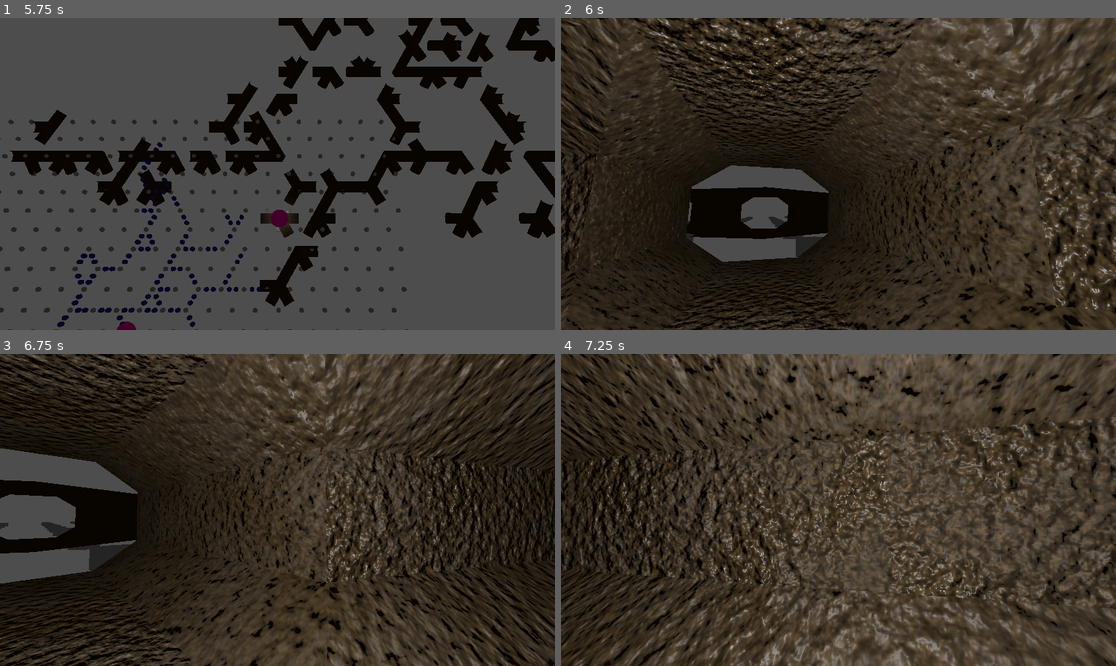
Above: before the commit, frames 1-4 (two rows, left to right).
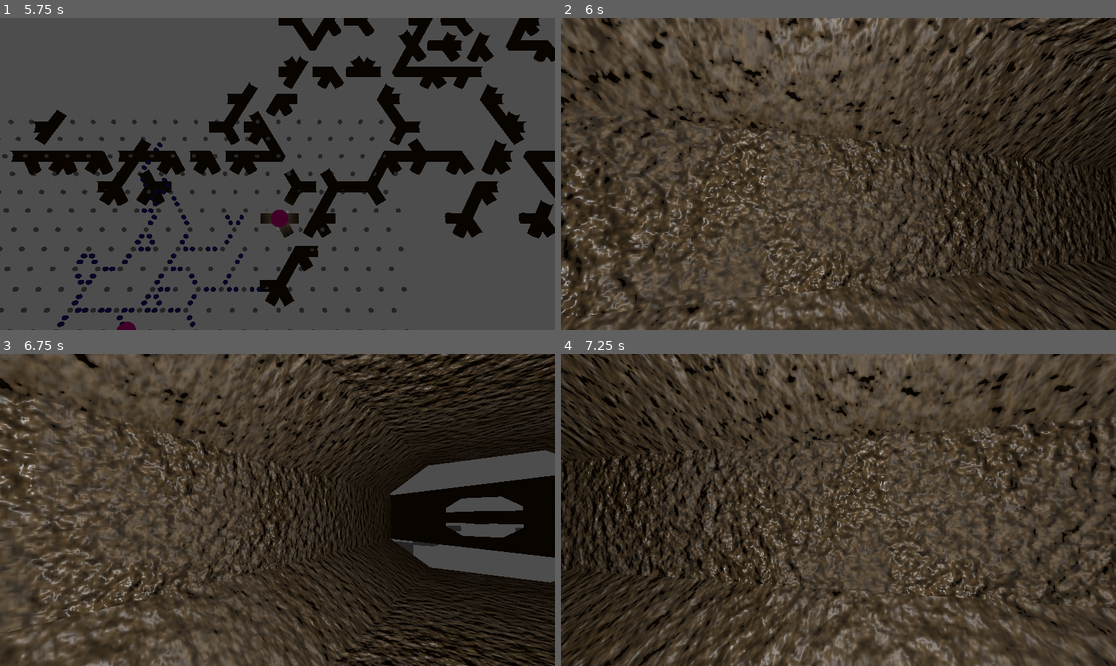
Above: after the commit, the same moments.

Repository: SamppuS/Rabbits_Requiem
Game: Godot game, scene res://tunnels.tscn
Same seed, same stepped clock (60 frames per second), same inputs: the game is played once before the commit and once after it.
Inputs (mouse positions are in pixels of both pictures, inside the frame that each line leads up to):
- Up to frame 1 (5.75 s): tap Enter at 0.5, 2, 3.5 s; move the mouse to (399, 158) at 0.52 s; tap A (a) at 0.6, 2.3, 2.85, 4.55 s; tap D (d) at 0.8, 1.35, 3.05, 3.6, 5.3 s; tap Space at 1.25, 2.75, 4.25 s; move the mouse to (166, 189) at 1.27 s; tap E (e) at 1.55, 2.1, 3.8, 4.35 s; move the mouse to (333, 105) at 2.02 s; move the mouse to (249, 236) at 2.77 s; move the mouse to (444, 220) at 3.52 s; move the mouse to (111, 127) at 4.27 s; move the mouse to (305, 174) at 5.02 s; tap W (w) at 5.1 s
- Up to frame 2 (6 s): move the mouse to (755, 96) at 5.77 s; tap X (x) at 5.85 s
- Up to frame 3 (6.75 s): tap E (e) at 6.05 s; move the mouse to (399, 494) at 6.52 s; tap Z (z) at 6.6 s
- Up to frame 4 (7.25 s): tap A (a) at 6.8 s

Frame 1 is identical in both runs. In frame 2, 60% of the frame differs, in the area x 0-100%, y 0-100%; in frame 3, 59%; in frame 4, nothing differs.

Commit message:
Small bug fix with camera

Diff:
--- a/rabbits_requiem/tunnels.gd
+++ b/rabbits_requiem/tunnels.gd
@@ -12,7 +12,7 @@
 var cam_mode = 0
 var current : Vector2i
 var player_height = .2
-var cam_default : Vector3
+var cam_default := Vector3(0, 150 ,0)
 var cam_tilt : Vector3
 
 
